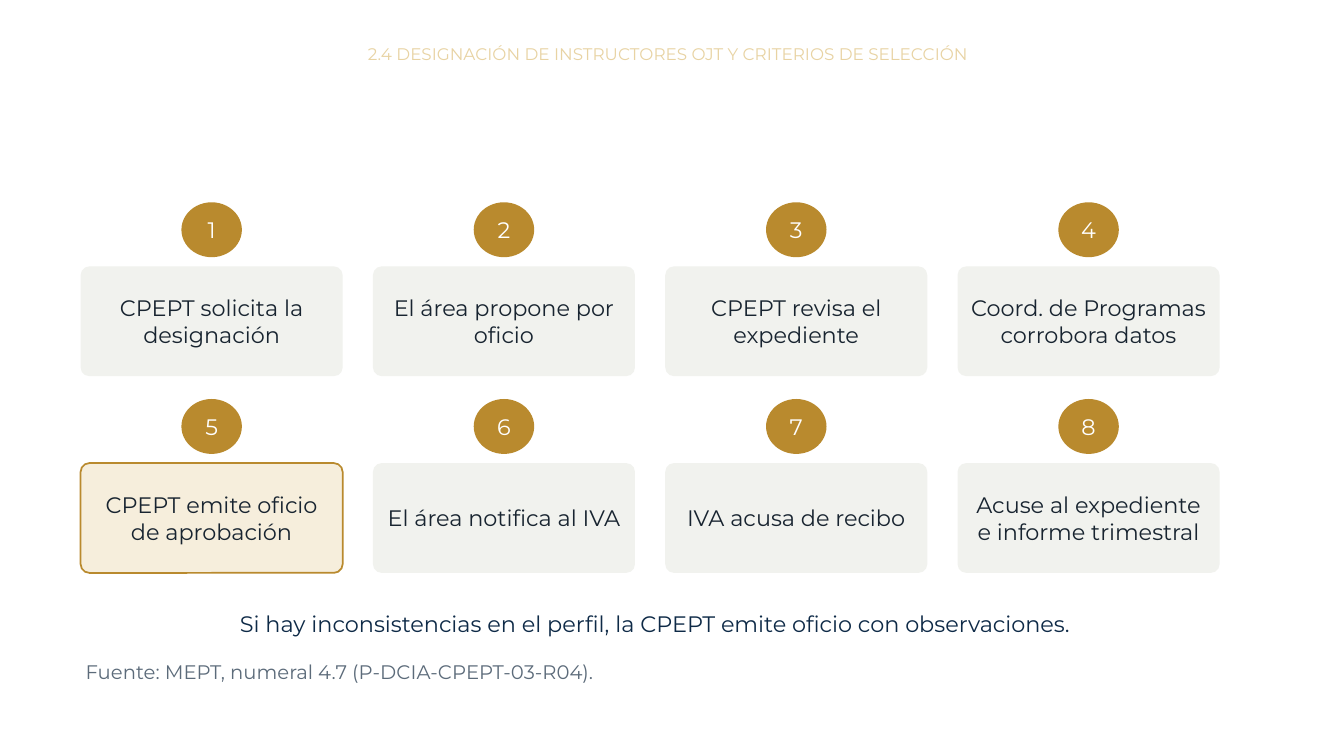
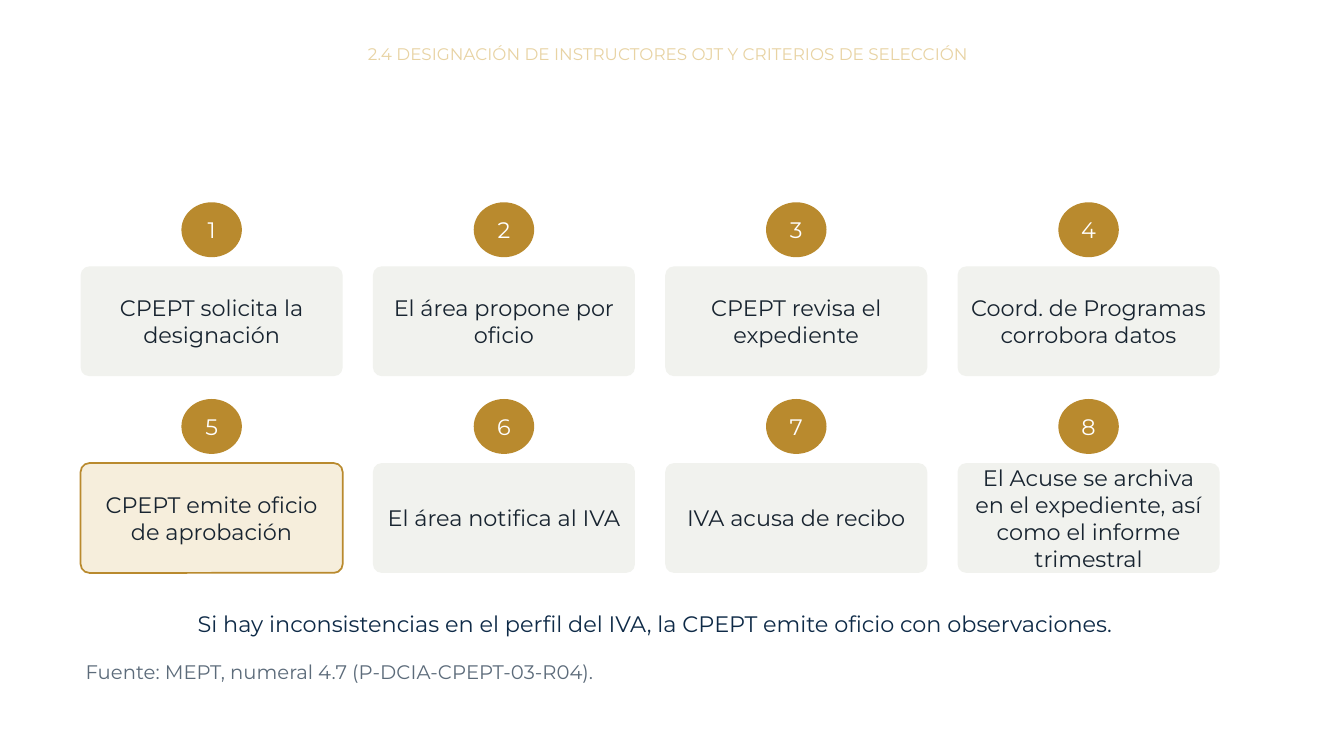
Before and after one commit to CIAAC-Capacitacion/Curso_MEPT_OJT, a slide deck: slide 25 of modulo2.pptx (slide 22 before the commit). Drawn at 1344x756 pixels with LibreOffice and Linux fonts; fonts in the diff are those of the drawing; background and template pictures are left out. Boxes give left, top, right and bottom in pixels: in the first picture for what was removed or moved away, otherwise in the second. Text is boxed around its words. In the diff, an @@ line names an element or a change of style, - is before the commit and + after.

```diff
--- a/modulo2.pptx
+++ b/modulo2.pptx
@@ text in rounded rectangle at (x1=975, y1=469, x2=1201, y2=567): text changed @@
-Acuse al expediente e informe trimestral
+El Acuse se archiva en el expediente, así como el informe trimestral
@@ text at (x1=198, y1=615, x2=1111, y2=637): text changed @@
-Si hay inconsistencias en el perfil, la CPEPT emite oficio con observaciones.
+Si hay inconsistencias en el perfil del IVA, la CPEPT emite oficio con observaciones.
```
Also in this commit, not shown: 19 other slides changed, 4 slides added, 5 other files.
